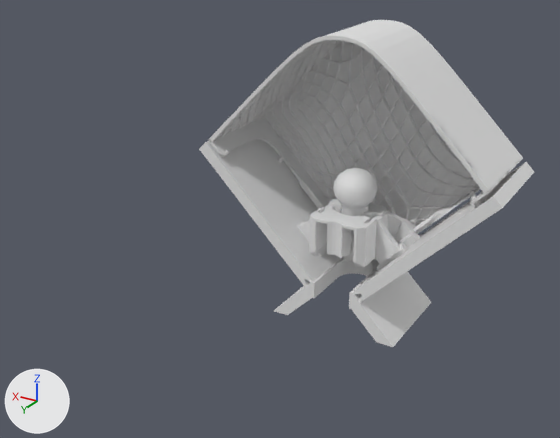
What one commit did to the glTF model glb/rhombi-accent.glb.
Camera for both pictures: a 50 mm camera at (-0.299, 0.623, 0.27) aimed at (0.012, 0.106, 0.012). Arrows for +X, +Y and +Z are at lower left; the lights stay in place. The picture after the commit comes second. Where no turn or scale is listed for an object, it has been applied to the vertices.

In view in the first picture: 'kader_l', 'kader_r', 'kap', 'kern', 'peer', 'vleugel_r', 'voet_a' and 3 more.
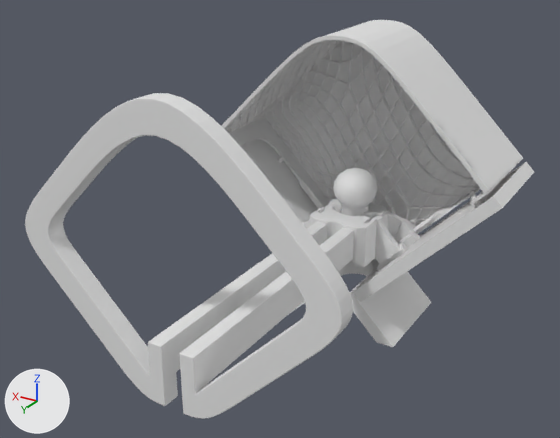
The newer file is also turned or shifted as a whole; pictures and numbers use the older file's frame.

Changed parts and their boxes [x1, y1, x2, y2] in the pictures (560 x 438 px):
'voet_t', added
    after: [25, 93, 354, 419]
'kader_a', added
    after: [351, 259, 379, 299]
'kader_l', unchanged, covered by the edit
    before: [199, 140, 341, 287]
    after: [241, 140, 318, 224]

The change, as a list of edits to the scene's bpy script:
```text
Add me_plane_012:
    me_plane_012.from_pydata(...)  # 8218 vertices, 16432 faces; spans x -0.129..0.13, y -0.024..0.245, z 0.029..0.255
Add me_cube_018:
    me_cube_018.from_pydata(...)  # 335 vertices, 658 faces; spans x -0.033..0.0332, y -0.1..0.001, z 0.0209..0.0407
Add ob_voet_t:
    ob_voet_t = bpy.data.objects.new('voet_t', me_plane_012)
    ob_voet_t.location = (-0.0002, 0.0268, -0.1016)
Add ob_kader_a:
    ob_kader_a = bpy.data.objects.new('kader_a', me_cube_018)
    ob_kader_a.location = (-0.0003, 0.0268, -0.1245)
```
